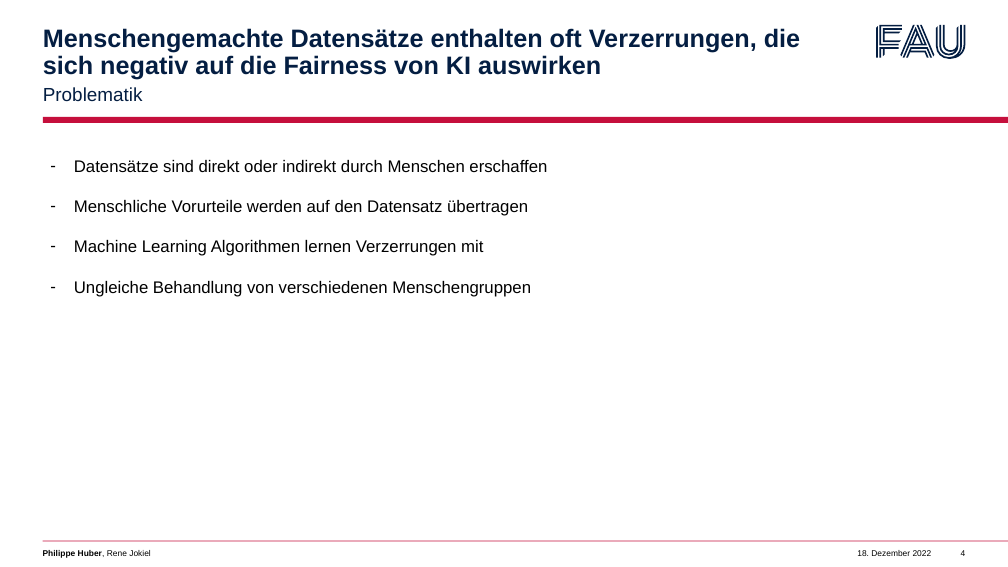
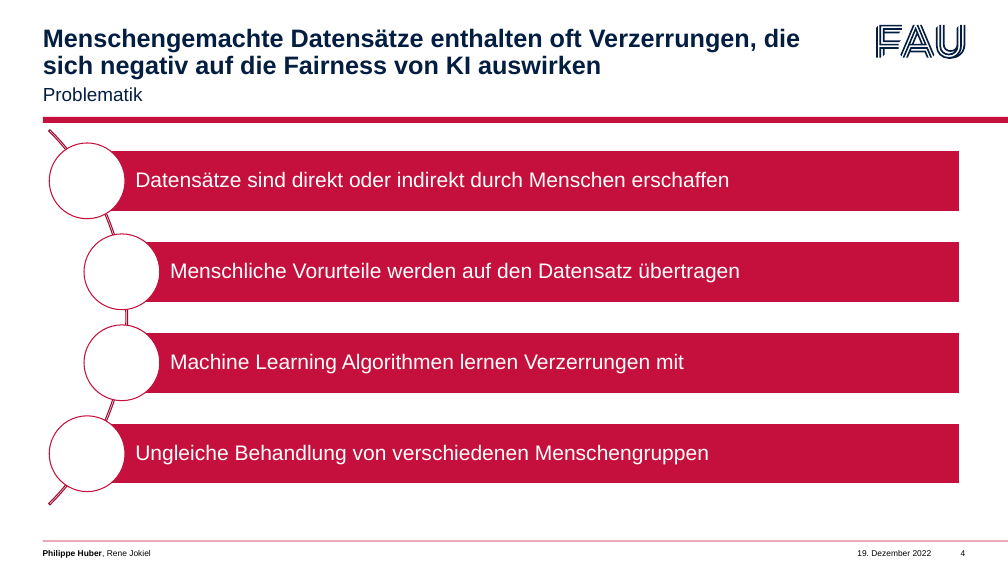
Before and after one commit to BelmontR/CSV-AI-Fairnes-Checker-, a slide deck: slide 4 of F-Seminar/Zwischenpräsentation.pptx. Drawn at 1008x567 pixels with LibreOffice and Linux fonts; fonts in the diff are those of the drawing. Boxes give left, top, right and bottom in pixels: in the first picture for what was removed or moved away, otherwise in the second. Text is boxed around its words. In the diff, an @@ line names an element or a change of style, - is before the commit and + after.

```diff
--- a/F-Seminar/Zwischenpräsentation.pptx
+++ b/F-Seminar/Zwischenpräsentation.pptx
@@ text "Datensätze sind direkt oder indirekt ...": place and size @@
-text "Datensätze sind direkt oder indirekt ..." at (74,160,547,297)
+text "Datensätze sind direkt oder indirekt ..." at (135,171,730,188)
@@ text "Datensätze sind direkt oder indirekt ..." at (135,171,730,188): size 16 to 20 pt, text colour #000000 to #FFFFFF; bullet - to none; line spacing 1 to 0.9; more space between paragraphs; vertical alignment top to middle @@
@@ text at (74,200,531,297): paragraphs removed @@
-– Menschliche Vorurteile werden auf den Datensatz übertragen
-– Machine Learning Algorithmen lernen Verzerrungen mit
-– Ungleiche Behandlung von verschiedenen Menschengruppen
@@ group added at (0,52,960,567): 4 rectangles, 4 ellipses, 3 texts, 1 arch (boxed as its full ring) @@
+Menschliche Vorurteile werden auf den Datensatz übertragen
+Machine Learning Algorithmen lernen Verzerrungen mit
+Ungleiche Behandlung von verschiedenen Menschengruppen
```
Also in this commit, not shown: 19 other slides changed, 2 slides added.
